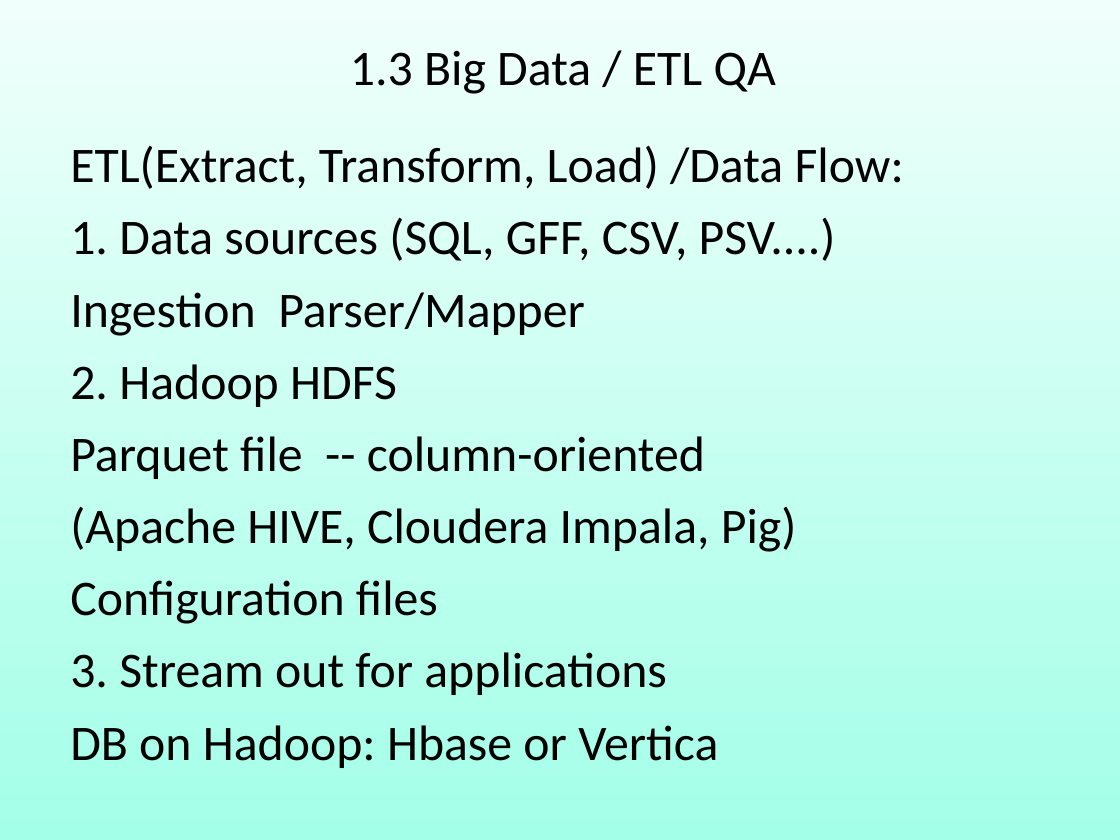
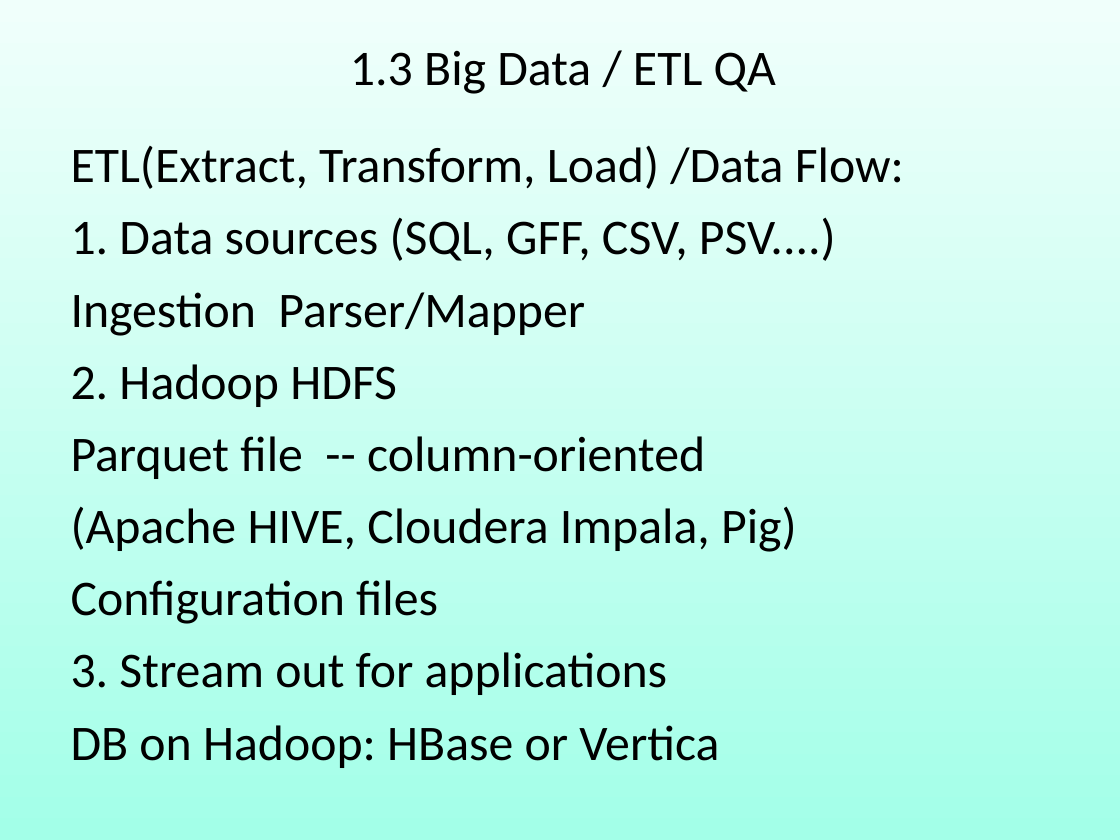
Before and after one commit to robin3795/Data, a slide deck: slide 28 of 2018_1.ppt (slide 29 before the commit). Drawn at 1120x840 pixels with LibreOffice and Linux fonts; fonts in the diff are those of the drawing. Boxes give left, top, right and bottom in pixels: in the first picture for what was removed or moved away, otherwise in the second. Text is boxed around its words. In the diff, an @@ line names an element or a change of style, - is before the commit and + after.

```diff
--- a/2018_1.ppt
+++ b/2018_1.ppt
@@ text in free at box(71, 725, 719, 768): text changed @@
-DB on Hadoop: Hbase or Vertica
+DB on Hadoop: HBase or Vertica
```
Also in this commit, not shown: 17 other slides changed, 4 slides added, 3 slides removed.
